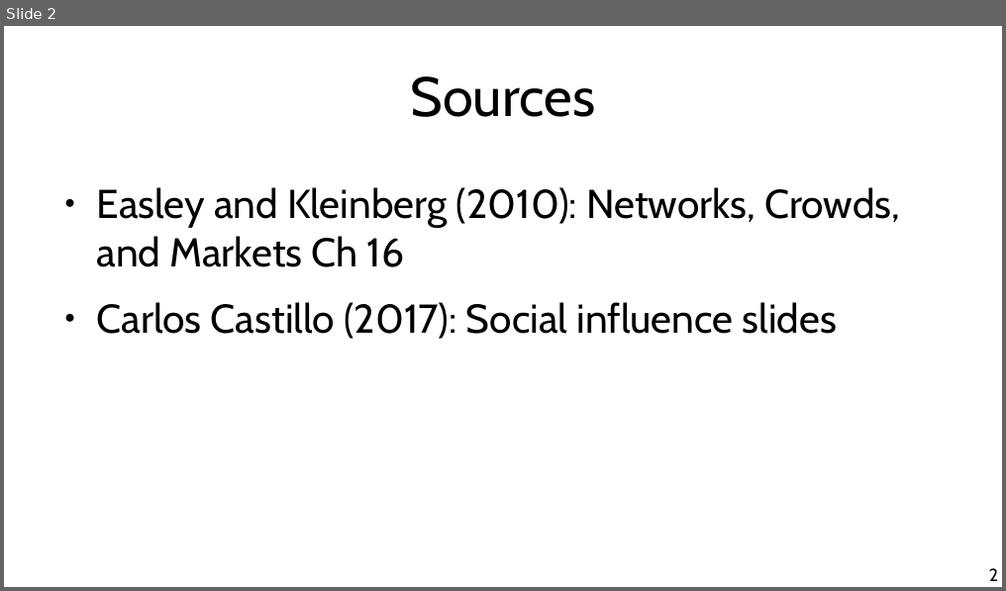
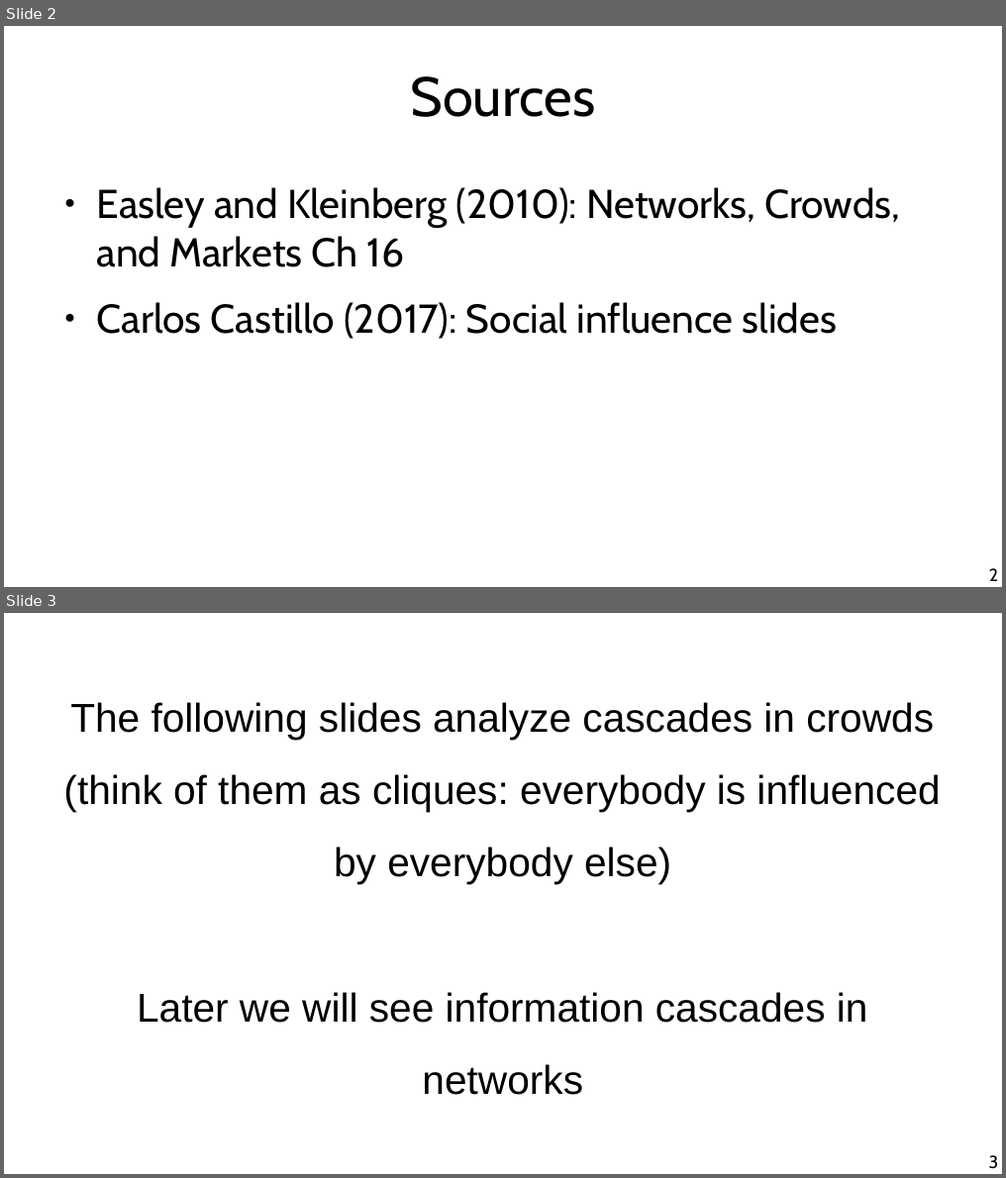
Before and after one commit to chatox/networks-science-course, a slide deck: theory/tt17_information_cascades.odp. Shown one above the other, each under a label of ours: slide 2 before the commit, slides 2 and 3 after it. The pictures are 1006x591 and 1006x1178 pixels, drawn with LibreOffice and Linux fonts; fonts in the diff are those of the drawing. Boxes give left, top, right and bottom in pixels: in the first picture for what was removed or moved away, otherwise in the second. Text is boxed around its words. In the diff, an @@ line names an element or a change of style, - is before the commit and + after.

Commit message:
Information cascades

```diff
--- a/theory/tt17_information_cascades.odp
+++ b/theory/tt17_information_cascades.odp
@@ slide 3 added at (4,613,1002,1174), background #FFFFFF @@
@@ subtitle added at (63,702,940,1095), 32 pt, text #000000 @@
+The following slides analyze cascades in crowds (think of them as cliques: everybody is influenced by everybody else)
+Later we will see information cascades in networks
@@ page number added at (989,1156,999,1169), 14 pt, text #000000 @@
+3
```
Also in this commit, not shown: 4 slides changed, 9 other slides added, 1 slide removed, 2 other files.
